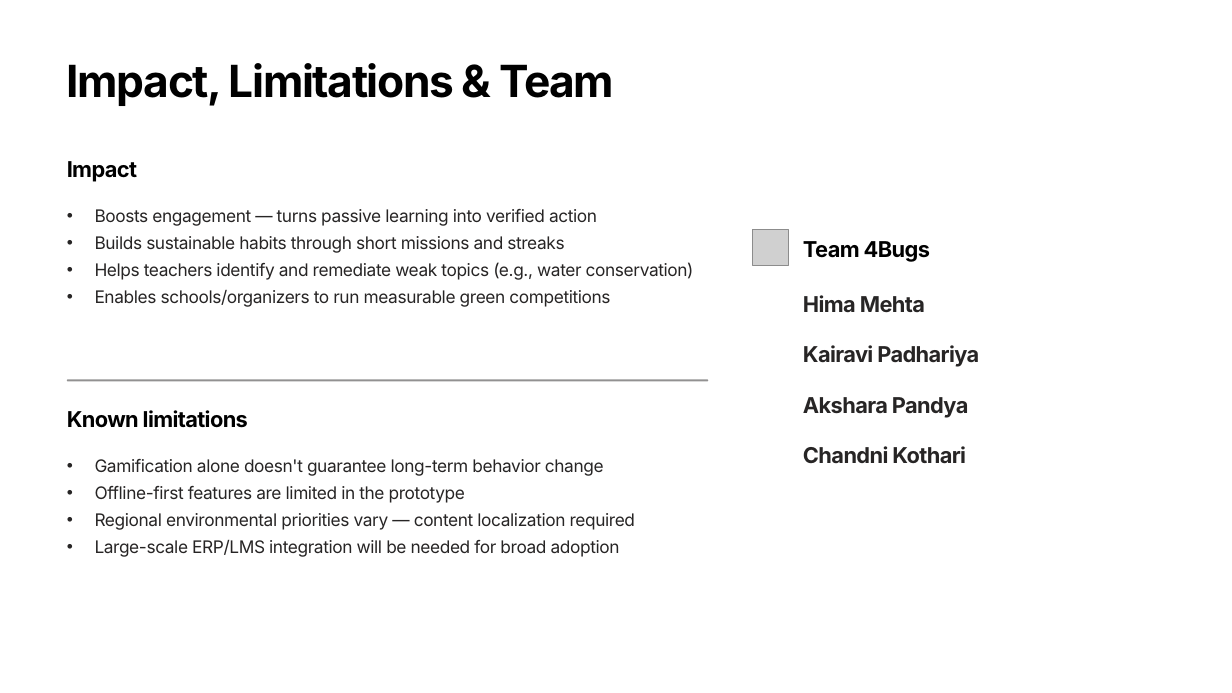
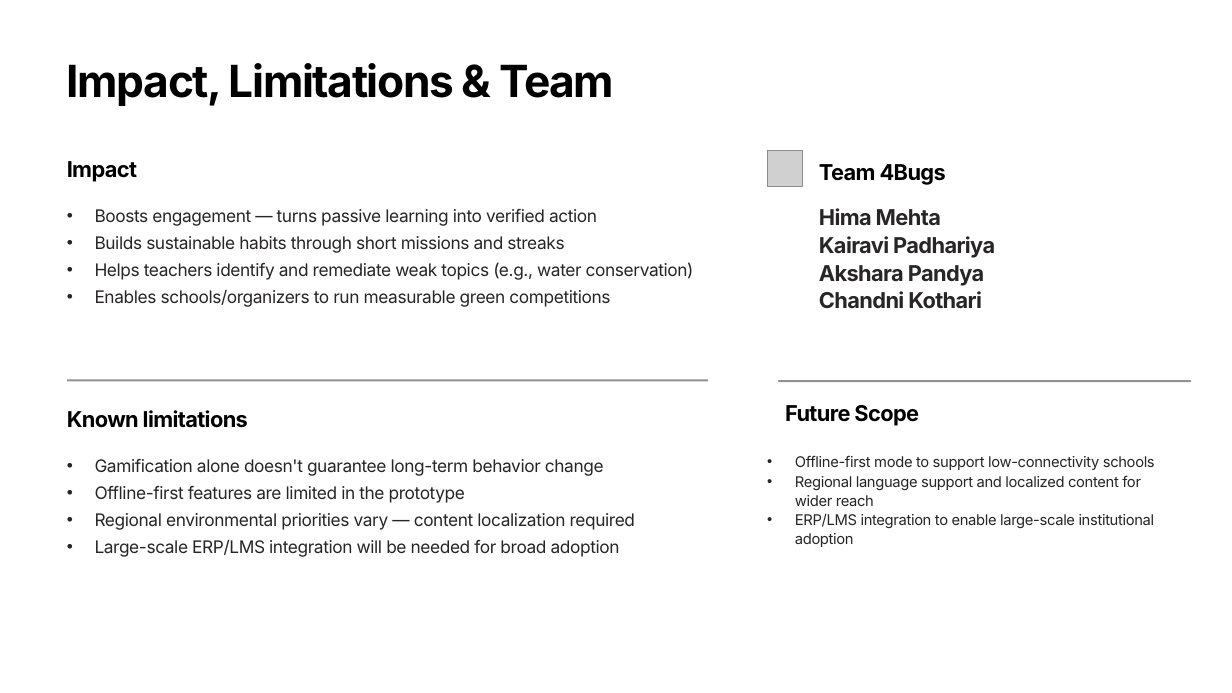
Before and after one commit to Chandni-K12/bob-ai-hackathon-4bugs, a slide deck: slide 8 of presentation/slides.pptx. Drawn at 1232x693 pixels with LibreOffice and Linux fonts; fonts in the diff are those of the drawing; grey boxes stand for pictures. Boxes give left, top, right and bottom in pixels: in the first picture for what was removed or moved away, otherwise in the second. Text is boxed around its words. In the diff, an @@ line names an element or a change of style, - is before the commit and + after.

Commit message:
pptx update

```diff
--- a/presentation/slides.pptx
+++ b/presentation/slides.pptx
@@ picture added at [767, 151, 803, 187] @@
@@ text "Team 4Bugs": place and size @@
-text "Team 4Bugs" at [803, 241, 930, 262]
+text "Team 4Bugs" at [819, 164, 946, 185]
@@ text "Hima Mehta": place and size @@
-text "Hima Mehta" at [803, 295, 925, 313]
+text "Hima Mehta" at [819, 208, 941, 226]
@@ picture removed at [753, 229, 789, 265] @@
@@ text "Kairavi Padhariya": place and size @@
-text "Kairavi Padhariya" at [803, 345, 979, 367]
+text "Kairavi Padhariya" at [819, 236, 995, 258]
@@ text "Akshara Pandya": place and size @@
-text "Akshara Pandya" at [803, 397, 969, 418]
+text "Akshara Pandya" at [819, 265, 985, 286]
@@ text "Chandni Kothari": place and size @@
-text "Chandni Kothari" at [803, 446, 966, 464]
+text "Chandni Kothari" at [819, 291, 982, 309]
@@ rounded rectangle added at [778, 380, 1191, 382], fill #272525 at 50% opacity @@
@@ text added at [785, 405, 919, 426], 17 pt, text #000000, bold @@
+Future Scope
@@ text added at [795, 455, 1155, 547], 11.5 pt, text #272525 @@
+• Offline-first mode to support low-connectivity schools
+• Regional language support and localized content for wider reach
+• ERP/LMS integration to enable large-scale institutional adoption
```
Also in this commit, not shown: 1 other slide changed.
